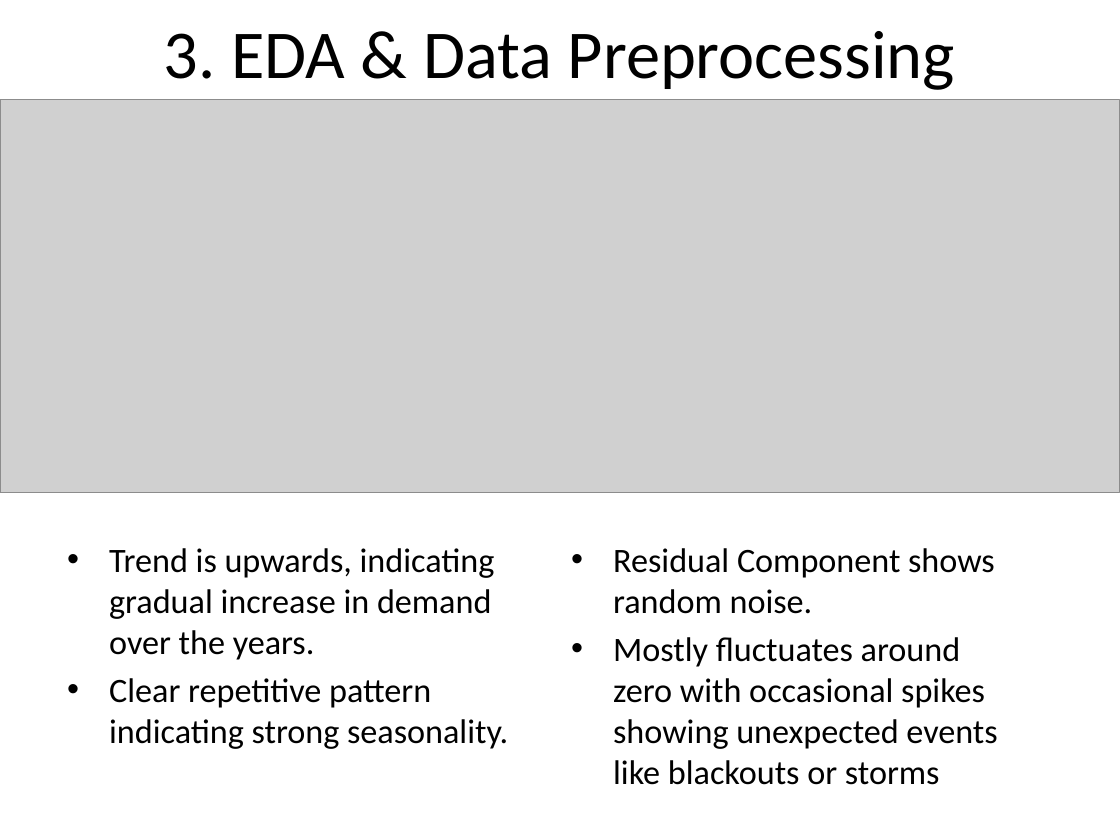
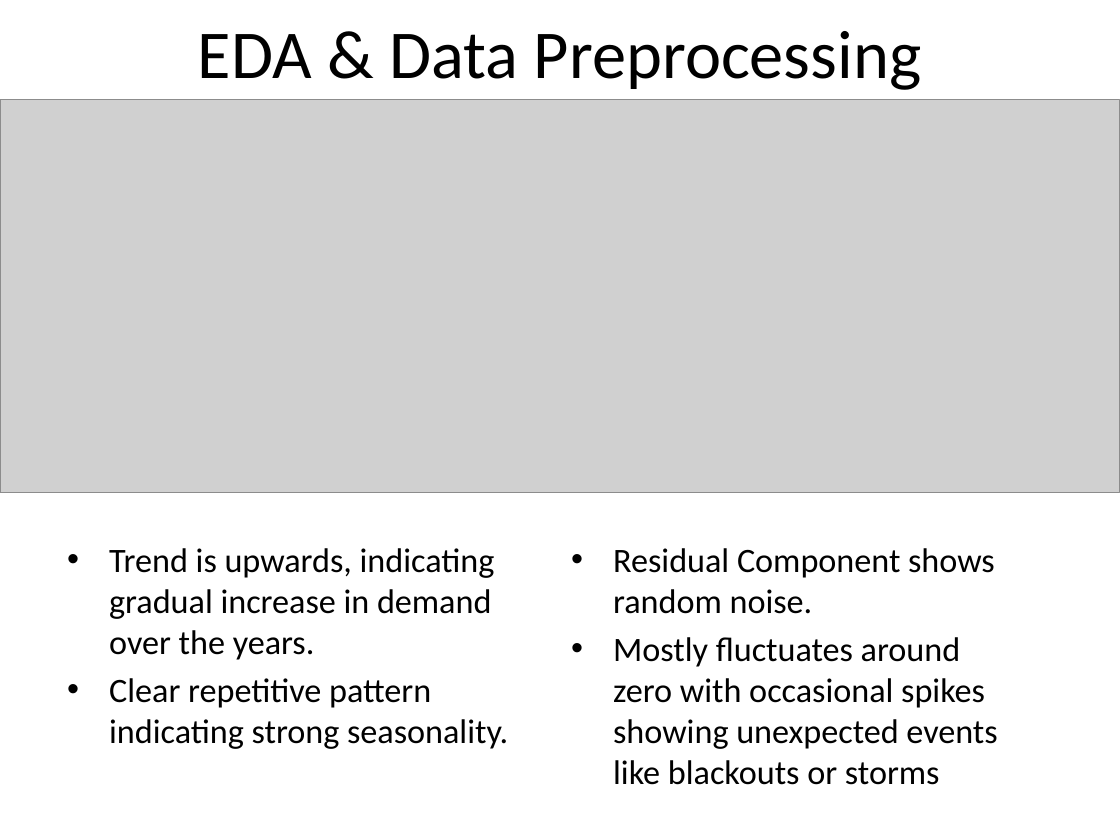
Before and after one commit to rizz045/Energy_Demand_Forecasting_Using_Time_Series_Analysis, a slide deck: slide 9 of Energy_Demand_Forecasting_Report.pptx. Drawn at 1120x840 pixels with LibreOffice and Linux fonts; fonts in the diff are those of the drawing; grey boxes stand for pictures. Boxes give left, top, right and bottom in pixels: in the first picture for what was removed or moved away, otherwise in the second. Text is boxed around its words. In the diff, an @@ line names an element or a change of style, - is before the commit and + after.

```diff
--- a/Energy_Demand_Forecasting_Report.pptx
+++ b/Energy_Demand_Forecasting_Report.pptx
@@ title at (198, 31, 921, 90): text changed @@
-3. EDA & Data Preprocessing
+EDA & Data Preprocessing
```
Also in this commit, not shown: 10 other slides changed, 2 slides added, 1 slide removed.
